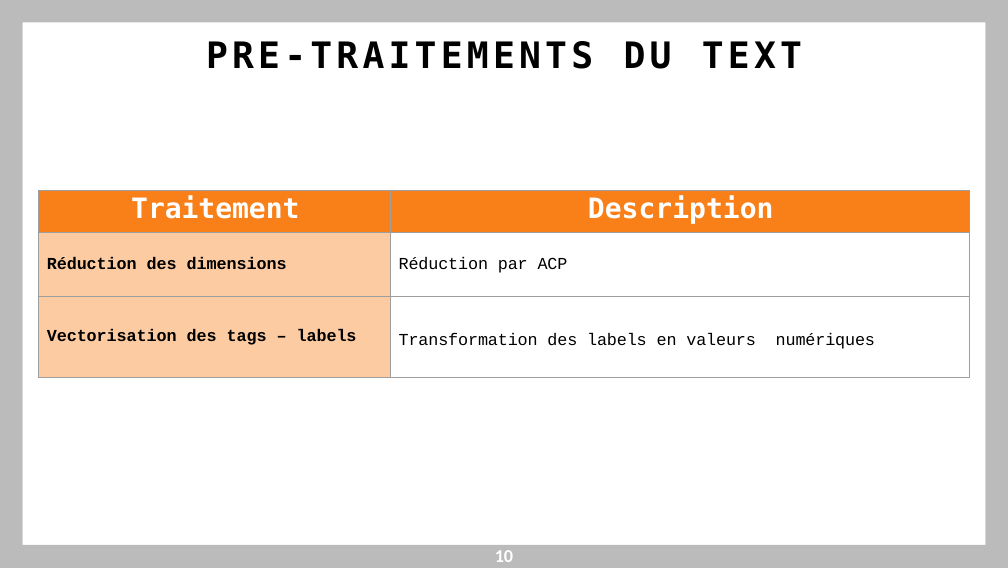
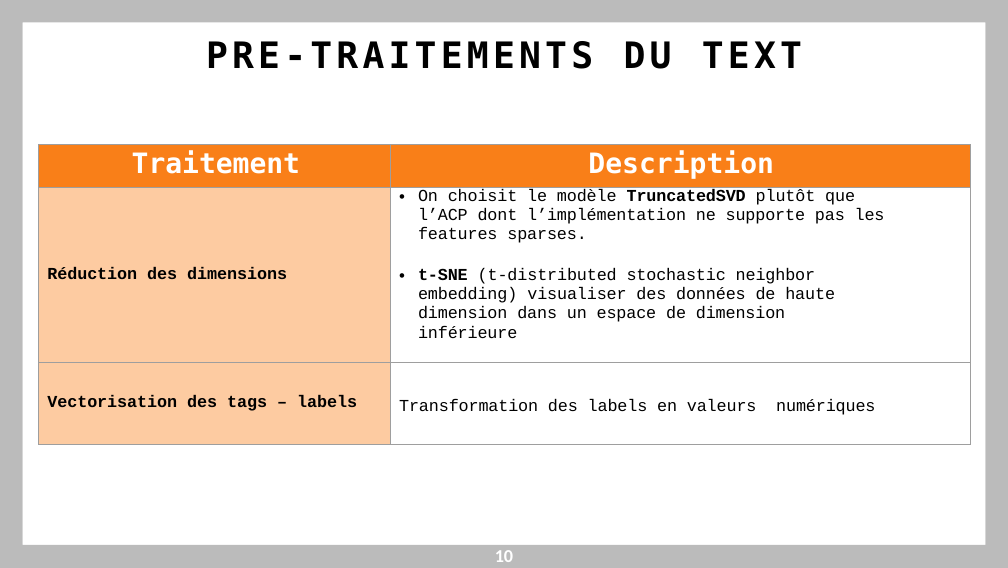
Before and after one commit to theNorthman811/Stack_Overflow_tags_suggestion, a slide deck: slide 10 of BELGHAZI_SEDDIK_5_presentation_072023.pptx. Drawn at 1008x568 pixels with LibreOffice and Linux fonts; fonts in the diff are those of the drawing. Boxes give left, top, right and bottom in pixels: in the first picture for what was removed or moved away, otherwise in the second. Text is boxed around its words. In the diff, an @@ line names an element or a change of style, - is before the commit and + after.

```diff
--- a/BELGHAZI_SEDDIK_5_presentation_072023.pptx
+++ b/BELGHAZI_SEDDIK_5_presentation_072023.pptx
@@ table at [38, 144, 970, 449] @@
-row 2, column 2: Réduction par ACP
+row 2, column 2: On choisit le modèle TruncatedSVD plutôt que l’ACP dont l’implémentation ne supporte pas les features sparses. / t-SNE (t-distributed stochastic neighbor embedding) visualiser des données de haute dimension dans un espace de dimension inférieure
@@ table: place and size @@
-table at [38, 190, 970, 377]
+table at [38, 144, 970, 449]
```
Also in this commit, not shown: 5 other slides changed, 1 slide added, 3 other files.
